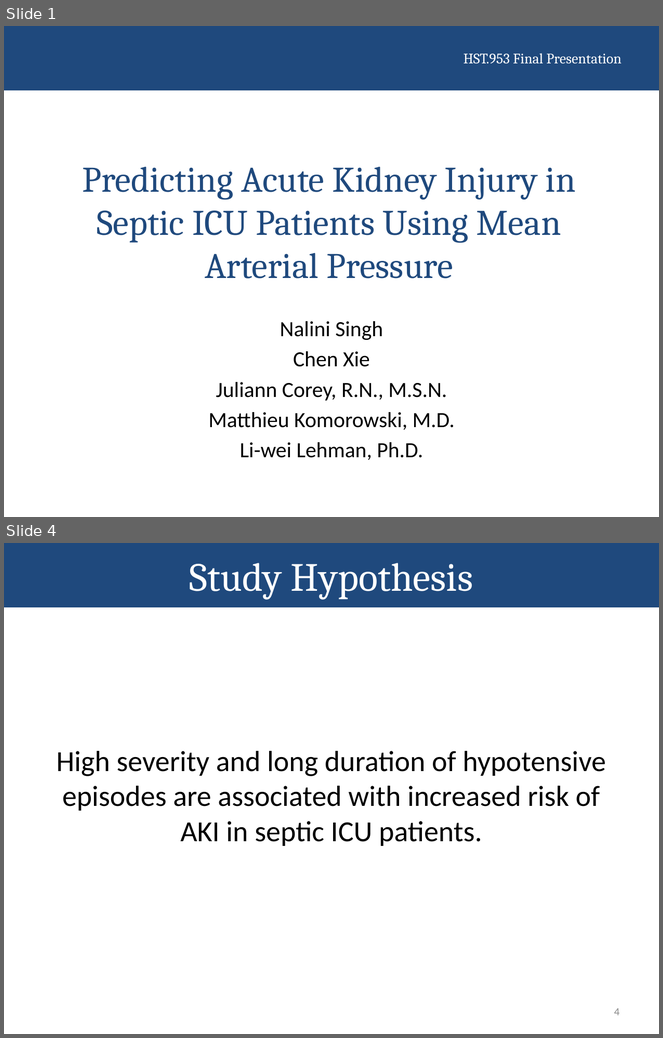
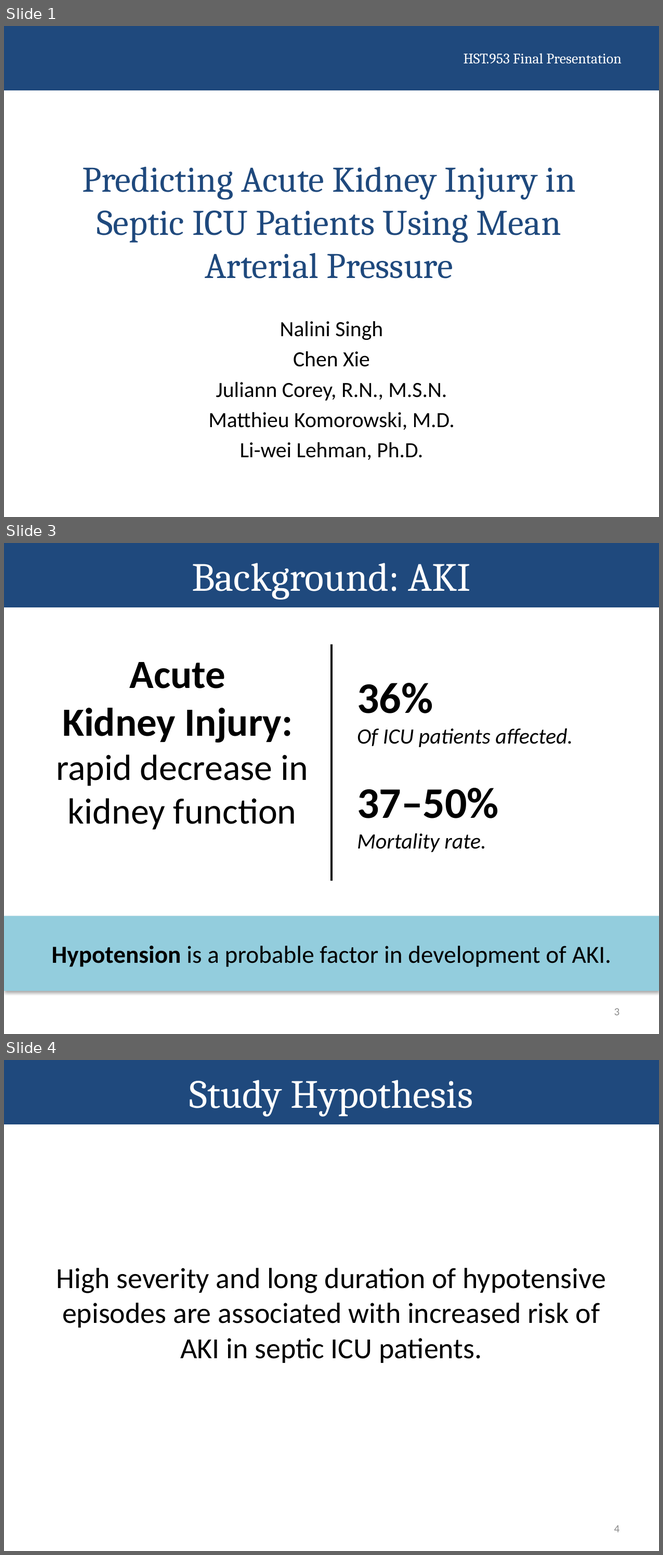
Before and after one commit to nalinimsingh/HST.953-AKI-Prediction, a slide deck: docs/Presentation.pptx. Shown one above the other, each under a label of ours: slides 1 and 4 before the commit, slides 1, 3 and 4 after it; the slides between them are not shown. The pictures are 663x1038 and 663x1555 pixels, drawn with LibreOffice and Linux fonts; fonts in the diff are those of the drawing. Boxes give left, top, right and bottom in pixels: in the first picture for what was removed or moved away, otherwise in the second. Text is boxed around its words. In the diff, an @@ line names an element or a change of style, - is before the commit and + after.

Commit message:
Add background and cohort info

```diff
--- a/docs/Presentation.pptx
+++ b/docs/Presentation.pptx
@@ slide 3 added at (x1=4, y1=543, x2=659, y2=1034), background #FFFFFF; not listed: 1 template element that a slide beside it also shows @@
@@ title added at (x1=192, y1=563, x2=471, y2=600), 44 pt, text #FFFFFF @@
+Background: AKI
@@ line added from (332, 644) to (332, 881), #000000 2 pt @@
@@ text added at (x1=56, y1=662, x2=309, y2=830), 40 pt, text #000000 @@
+Acute
+Kidney Injury:
+rapid decrease in kidney function
@@ text added at (x1=357, y1=683, x2=573, y2=852), 24 pt, text #000000, italic @@
+36%
+Of ICU patients affected.
+37–50%
+Mortality rate.
@@ rectangle added at (x1=4, y1=916, x2=659, y2=991), fill #93CDDD @@
@@ text added at (x1=52, y1=946, x2=612, y2=967), 27 pt, text #000000 @@
+Hypotension is a probable factor in development of AKI.
@@ page number added at (x1=614, y1=1008, x2=620, y2=1016), 12 pt, text #8C8C8C @@
+3
```
Also in this commit, not shown: 2 slides changed, 1 other slide added, 2 slides removed.
